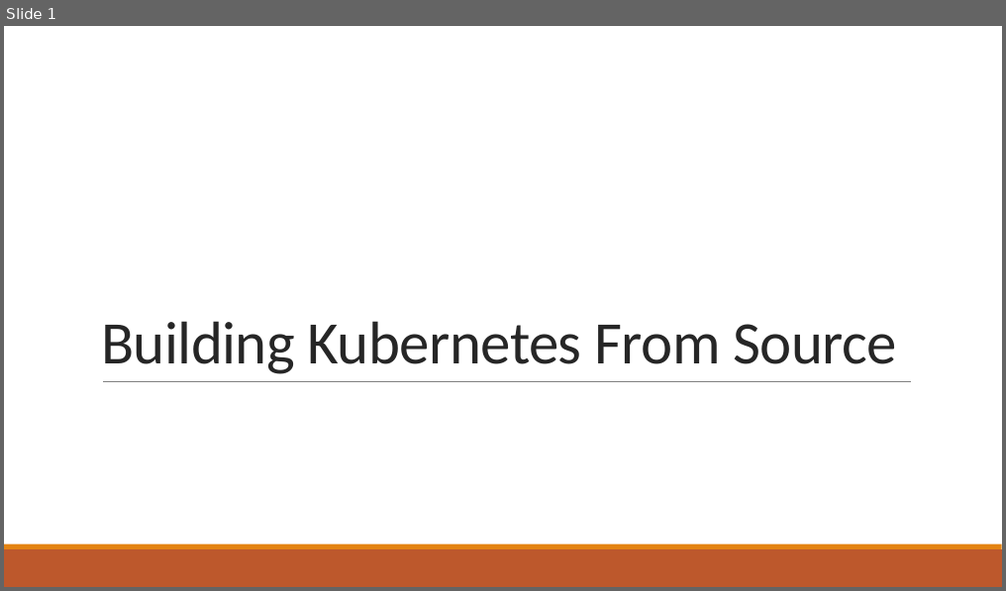
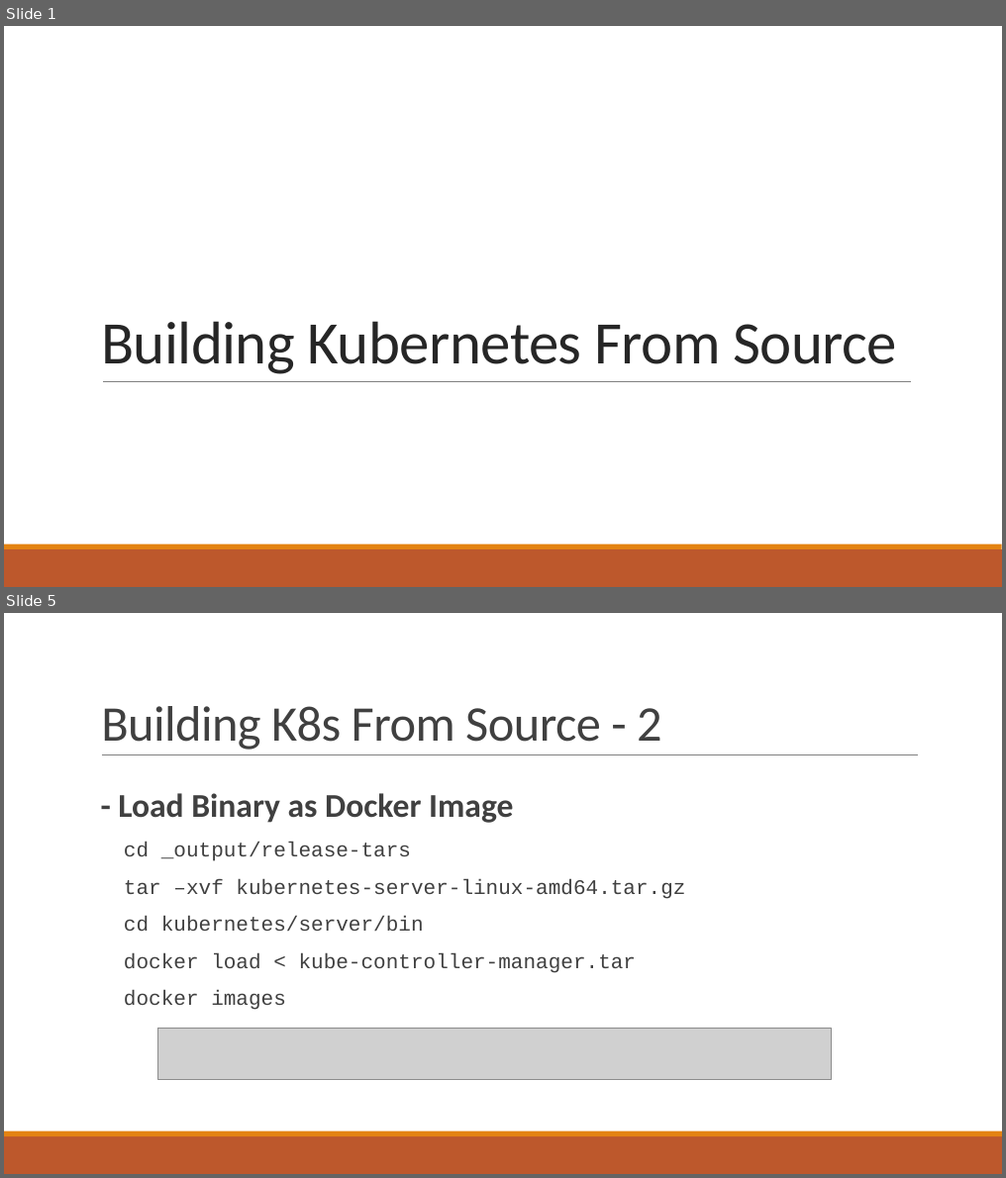
Before and after one commit to Beomsu-Seo/graduation-thesis, a slide deck: docs/Building Kubernetes From Source.pptx. Shown one above the other, each under a label of ours: slide 1 before the commit, slides 1 and 5 after it; the slides between them are not shown. The pictures are 1006x591 and 1006x1178 pixels, drawn with LibreOffice and Linux fonts; fonts in the diff are those of the drawing; grey boxes stand for pictures. Boxes give left, top, right and bottom in pixels: in the first picture for what was removed or moved away, otherwise in the second. Text is boxed around its words. In the diff, an @@ line names an element or a change of style, - is before the commit and + after.

Commit message:
[Edit] Building Kubernetes from source instructions

```diff
--- a/docs/Building Kubernetes From Source.pptx
+++ b/docs/Building Kubernetes From Source.pptx
@@ slide 5 added at [4,613,1002,1174], background #FFFFFF; not listed: 2 template elements that a slide beside it also shows @@
@@ title added at [101,706,661,750], 48 pt, text #404040 @@
+Building K8s From Source - 2
@@ line added from (102, 756) to (918, 756), #808080 0.5 pt @@
@@ text added at [118,793,685,1010], 20 pt, text #404040 @@
+  - Load Binary as Docker Image
+  cd _output/release-tars
+  tar –xvf kubernetes-server-linux-amd64.tar.gz
+  cd kubernetes/server/bin
+  docker load < kube-controller-manager.tar
+  docker images
@@ picture added at [157,1028,832,1079] @@
```
Also in this commit, not shown: 3 slides changed, 13 other slides added, 3 slides removed.
